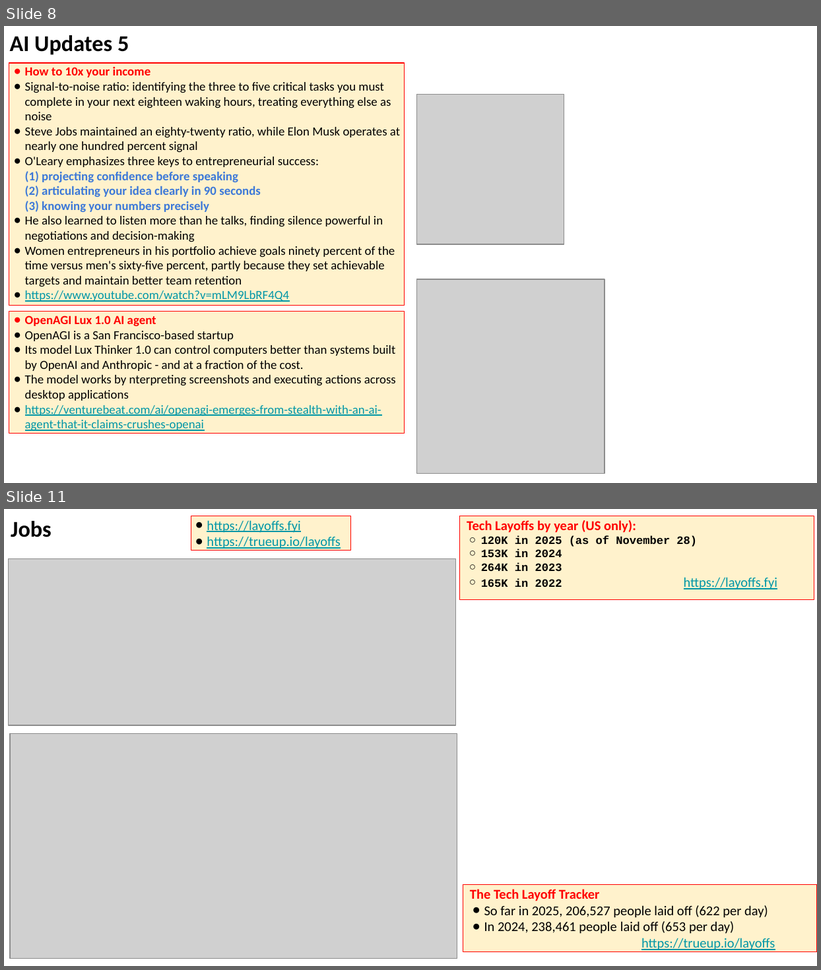
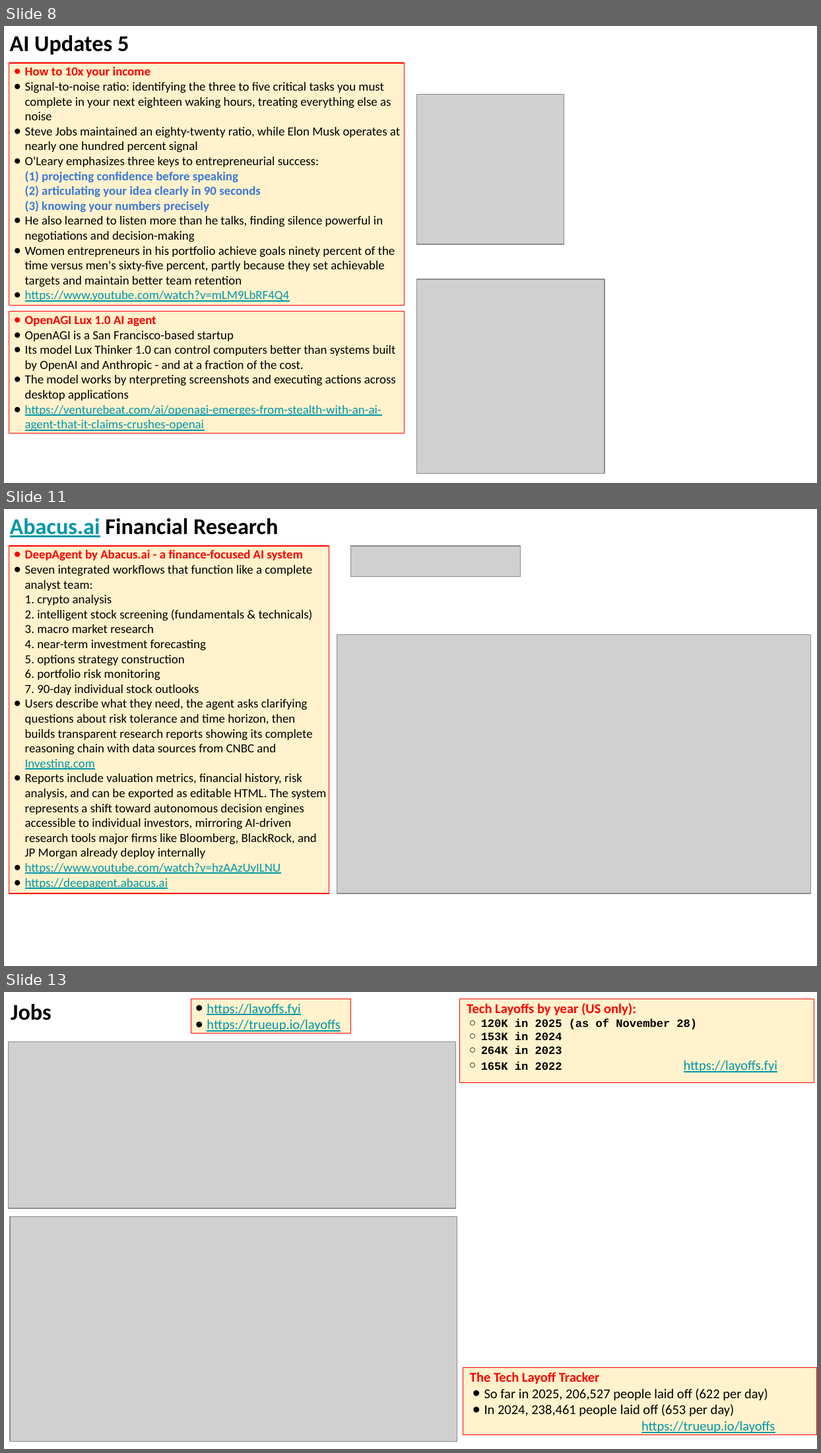
Before and after one commit to lselector/seminar, a slide deck: 2025/2025-12-05-AI-Updates.pptx. Shown one above the other, each under a label of ours: slides 8 and 11 before the commit, slides 8, 11 and 13 after it; the slides between them are not shown. The pictures are 821x970 and 821x1453 pixels, drawn with LibreOffice and Linux fonts; fonts in the diff are those of the drawing; grey boxes stand for pictures. Boxes give left, top, right and bottom in pixels: in the first picture for what was removed or moved away, otherwise in the second. Text is boxed around its words. In the diff, an @@ line names an element or a change of style, - is before the commit and + after.

```diff
--- a/2025/2025-12-05-AI-Updates.pptx
+++ b/2025/2025-12-05-AI-Updates.pptx
@@ slide 11 added at bbox=[4, 509, 817, 966], background #FFFFFF @@
@@ text added at bbox=[10, 518, 278, 537], 20 pt, text #000000, bold @@
+Abacus.ai Financial Research
@@ rectangle added at bbox=[9, 545, 329, 894], fill #FFF2CC, outline #FF0000 0.75 pt, 11 pt, text #000000 @@
+● DeepAgent by Abacus.ai - a finance-focused AI system
+● Seven integrated workflows that function like a complete analyst team:
+  1. crypto analysis
+  2. intelligent stock screening (fundamentals & technicals)
+  3. macro market research
+  4. near-term investment forecasting
+  5. options strategy construction
+  6. portfolio risk monitoring
+  7. 90-day individual stock outlooks
+● Users describe what they need, the agent asks clarifying questions about risk tolerance and time horizon, then builds transparent research reports showing its complete reasoning chain with data sources from CNBC and Investing.com
+● Reports include valuation metrics, financial history, risk analysis, and can be exported as editable HTML. The system represents a shift toward autonomous decision engines accessible to individual investors, mirroring AI-driven research tools major firms like Bloomberg, BlackRock, and JP Morgan already deploy internally
+● https://www.youtube.com/watch?v=hzAAzUyILNU
+● https://deepagent.abacus.ai
@@ picture added at bbox=[351, 545, 520, 576] @@
@@ picture added at bbox=[337, 635, 811, 894] @@
@@ what was slide 11 is now slide 13 @@
```
Also in this commit, not shown: 7 slides changed, 1 other slide added.
